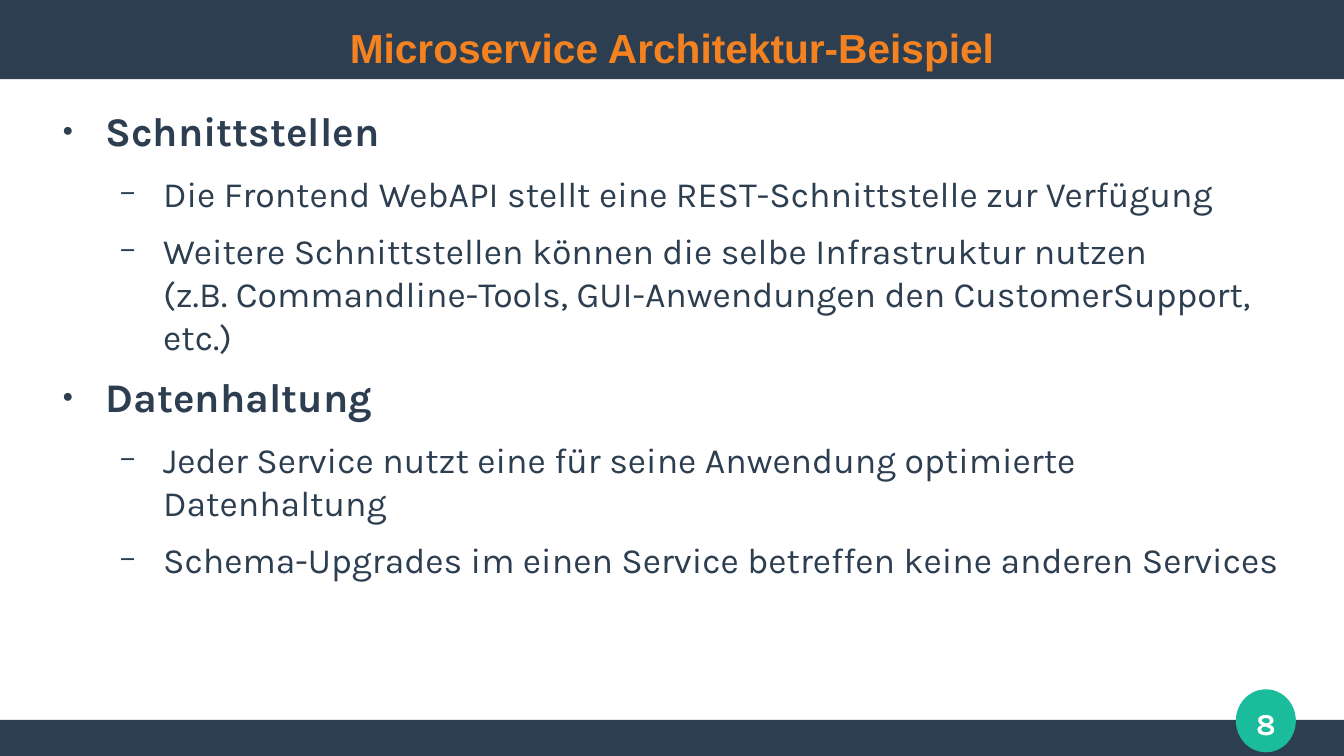
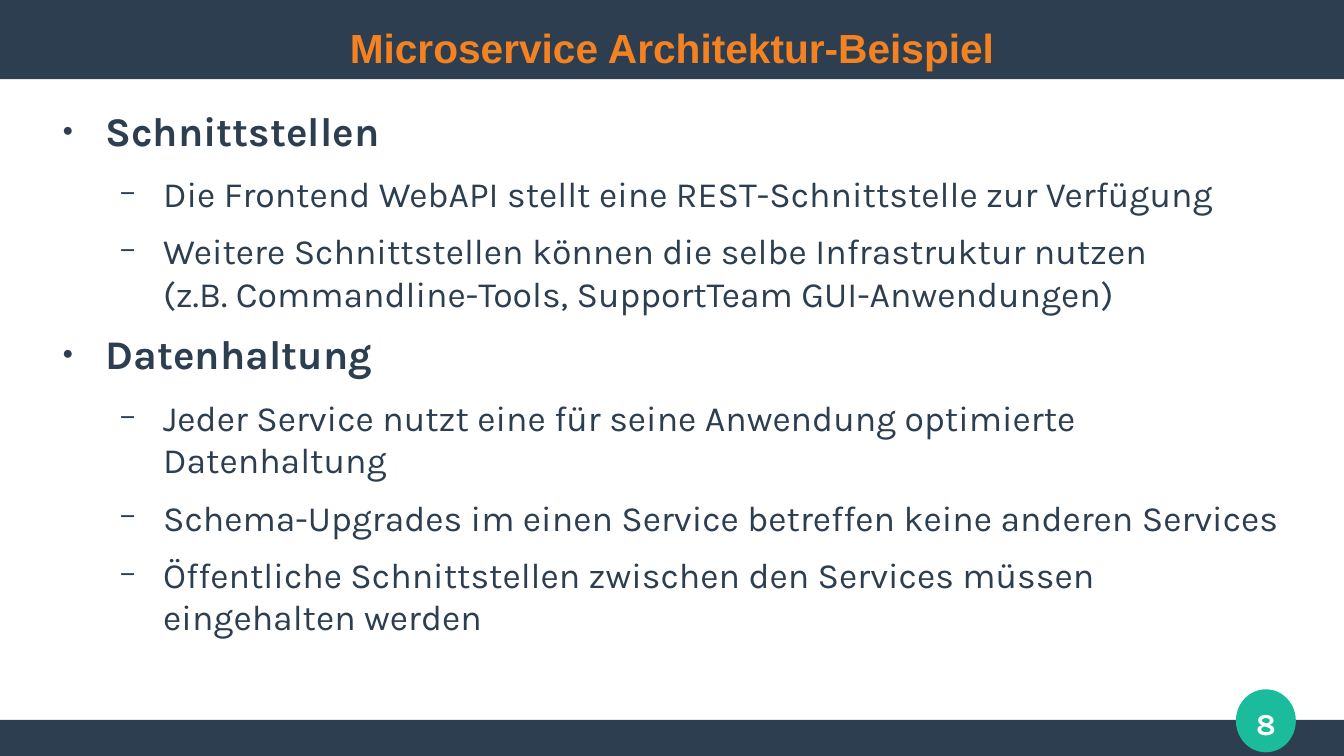
Before and after one commit to ghandmann/HS-AlbSig-WebAnwendungen2, a slide deck: slide 8 of Kapitel/10_Microservice_Architecture.odp. Drawn at 1344x756 pixels with LibreOffice and Linux fonts; fonts in the diff are those of the drawing. Boxes give left, top, right and bottom in pixels: in the first picture for what was removed or moved away, otherwise in the second. Text is boxed around its words. In the diff, an @@ line names an element or a change of style, - is before the commit and + after.

```diff
--- a/Kapitel/10_Microservice_Architecture.odp
+++ b/Kapitel/10_Microservice_Architecture.odp
@@ text at (163, 239, 1147, 316): text changed @@
-  − Weitere Schnittstellen können die selbe Infrastruktur nutzen
-    (z.B. Commandline-Tools, GUI-Anwendungen den CustomerSupport, etc.)
+  − Weitere Schnittstellen können die selbe Infrastruktur nutzen
+    (z.B. Commandline-Tools, SupportTeam GUI-Anwendungen)
@@ text at (163, 559, 1094, 639): paragraph added @@
+  − Öffentliche Schnittstellen zwischen den Services müssen eingehalten werden
```
Also in this commit, not shown: 4 other slides changed, 7 slides added, 1 other file.
